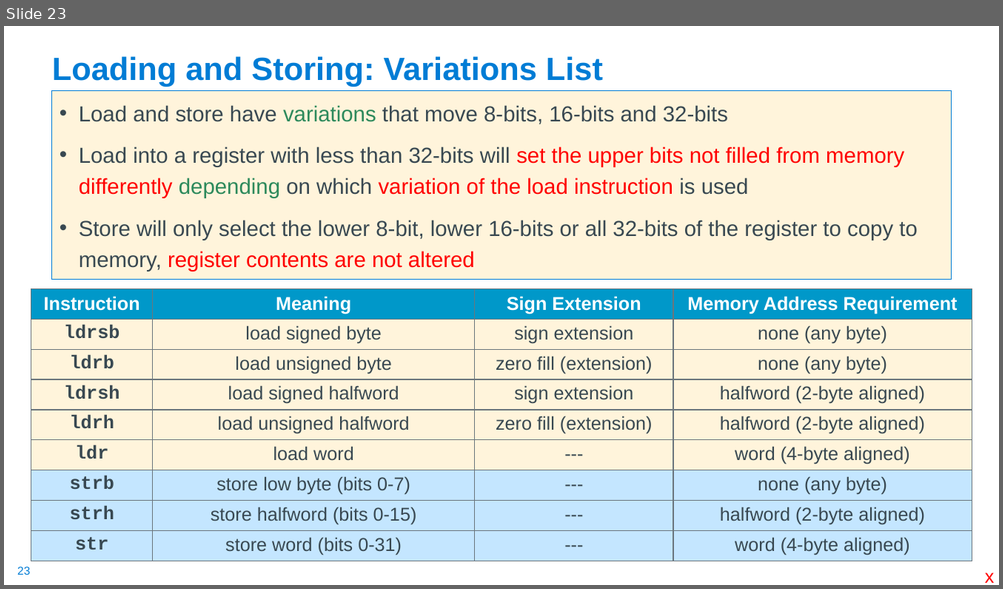
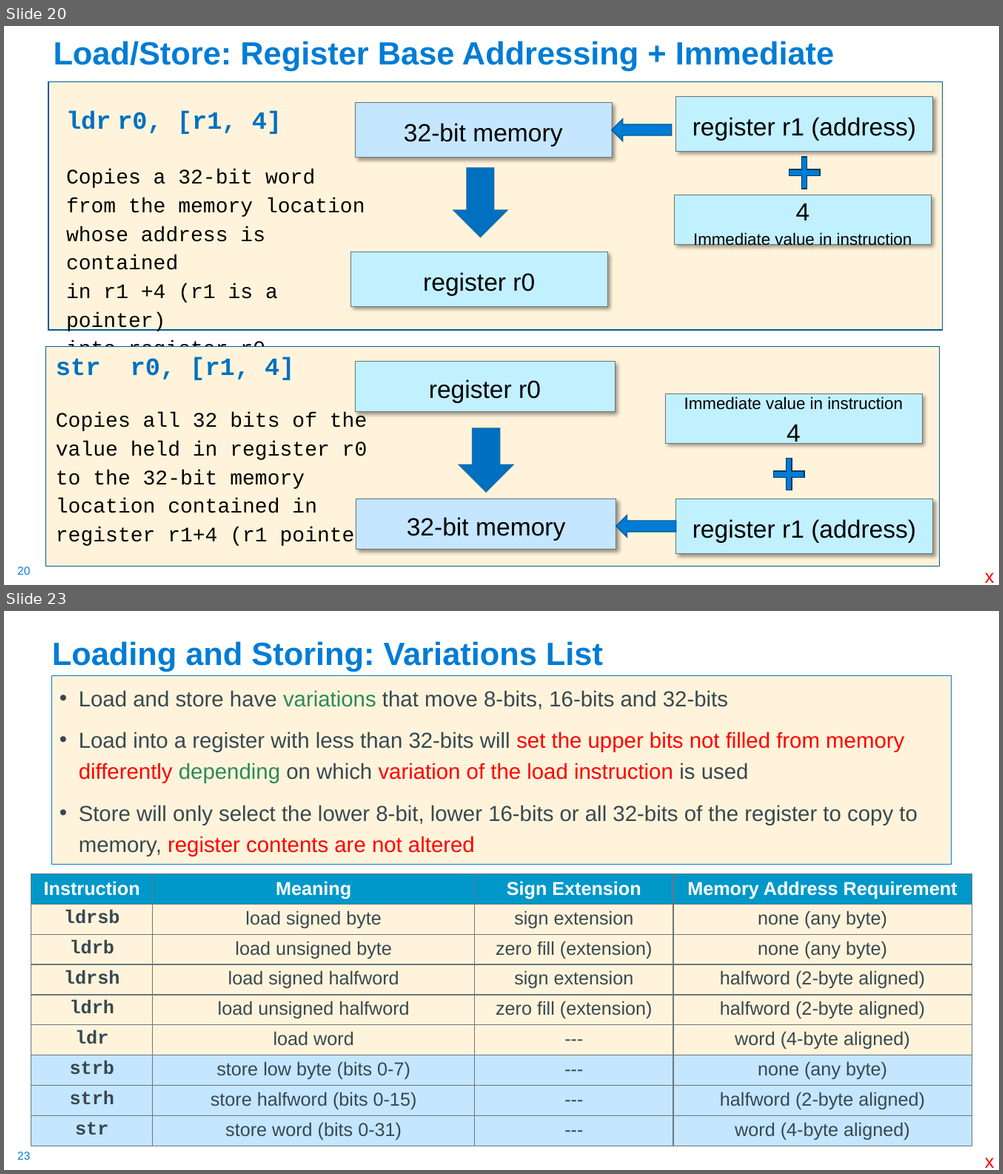
Before and after one commit to cse30-sp24/Muller-Slides, a slide deck: 06-Arm-Part3.pptx. Shown one above the other, each under a label of ours: slide 23 before the commit, slides 20 and 23 after it; the slides between them are not shown. The pictures are 1003x589 and 1003x1174 pixels, drawn with LibreOffice and Linux fonts; fonts in the diff are those of the drawing. Boxes give left, top, right and bottom in pixels: in the first picture for what was removed or moved away, otherwise in the second. Text is boxed around its words. In the diff, an @@ line names an element or a change of style, - is before the commit and + after.

```diff
--- a/06-Arm-Part3.pptx
+++ b/06-Arm-Part3.pptx
@@ slide 20 added at (x1=4, y1=26, x2=999, y2=585), background #FFFFFF; not listed: 1 template element that a slide beside it also shows @@
@@ title added at (x1=54, y1=41, x2=834, y2=71), 31 pt, text #007CD5, bold @@
+Load/Store: Register Base Addressing + Immediate
@@ rectangle added at (x1=48, y1=82, x2=942, y2=330), fill #FFF4DB, outline #005C9E 1 pt @@
@@ text added at (x1=66, y1=110, x2=365, y2=361), 20 pt, text #000000 @@
+ldr r0, [r1, 4]
+Copies a 32-bit word
+from the memory location
+whose address is contained
+in r1 +4 (r1 is a pointer)
+into register r0
@@ rectangle added at (x1=355, y1=102, x2=612, y2=157), fill #C4E6FF, outline #6B767D 0.25 pt, 24 pt, text #000000 @@
+32-bit memory
@@ rectangle added at (x1=676, y1=96, x2=933, y2=151), fill #C1F0FF, outline #6B767D 0.25 pt, 24 pt, text #000000 @@
+register r1 (address)
@@ left arrow added at (x1=612, y1=119, x2=671, y2=141), fill #007CD5, outline #005C9E 1 pt @@
@@ plus added at (x1=789, y1=157, x2=819, y2=190), fill #007CD5, outline #00365D 1 pt @@
@@ down arrow added at (x1=452, y1=168, x2=508, y2=238), fill #0070C0, outline #6B767D 0.25 pt @@
@@ rectangle added at (x1=674, y1=195, x2=930, y2=244), fill #C1F0FF, outline #6B767D 0.25 pt, 16 pt, text #000000 @@
+4
+Immediate value in instruction
@@ rectangle added at (x1=351, y1=251, x2=608, y2=306), fill #C1F0FF, outline #6B767D 0.25 pt, 24 pt, text #000000 @@
+register r0
@@ rectangle added at (x1=665, y1=394, x2=922, y2=443), fill #C1F0FF, outline #6B767D 0.25 pt, 16 pt, text #000000 @@
+Immediate value in instruction
+4
@@ plus added at (x1=774, y1=459, x2=804, y2=491), fill #007CD5, outline #00365D 1 pt @@
@@ group added at (x1=45, y1=347, x2=939, y2=567): 4 rectangles, 1 text, 1 down arrow, 1 left arrow @@
+str r0, [r1, 4]
+Copies all 32 bits of the value held in register r0 to the 32-bit memory location contained in register r1+4 (r1 pointer)
+32-bit memory
+register r0
+register r1 (address)
@@ text added at (x1=984, y1=573, x2=994, y2=583), 18 pt, text #FF0000 @@
+x
```
Also in this commit, not shown: 10 slides changed, 11 other slides added, 1 other file.
